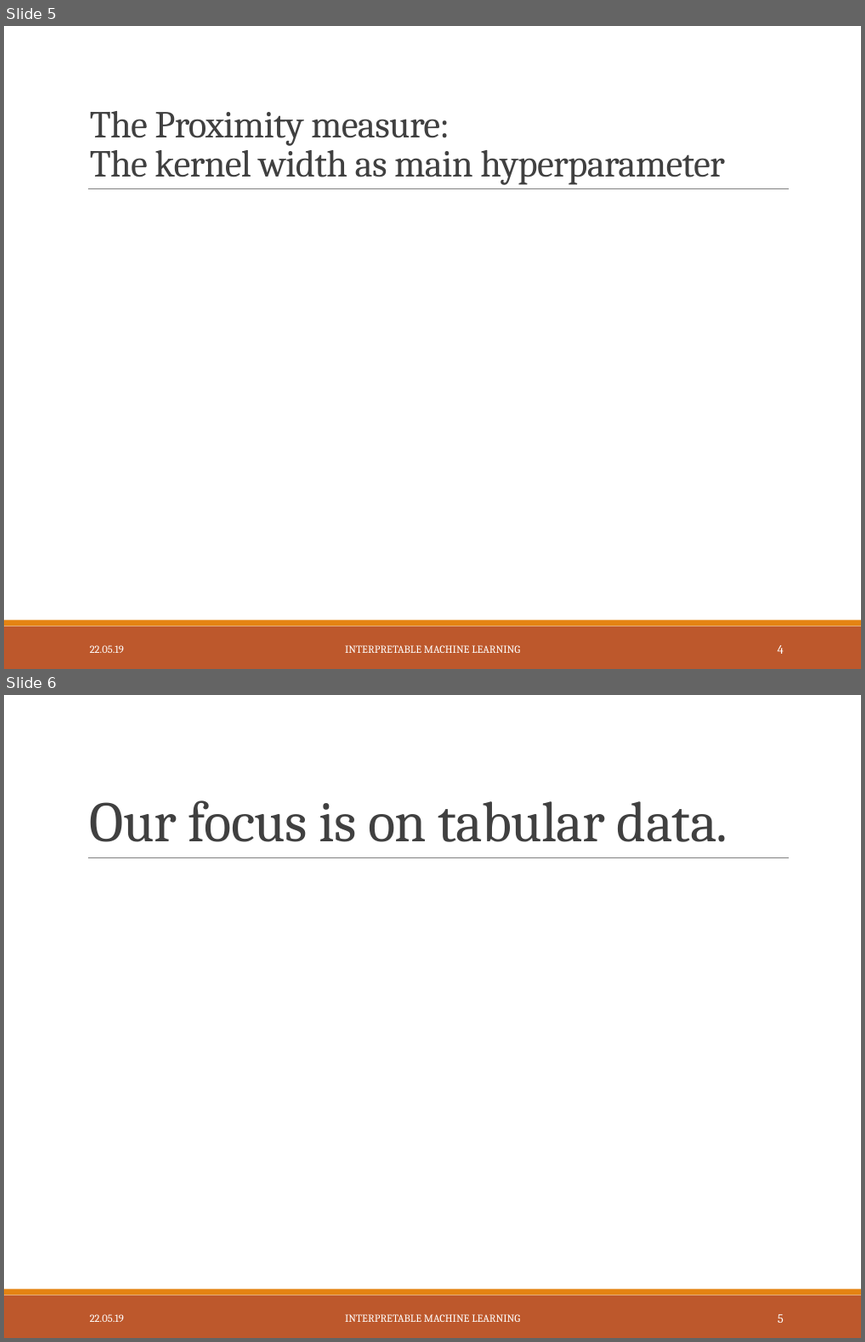
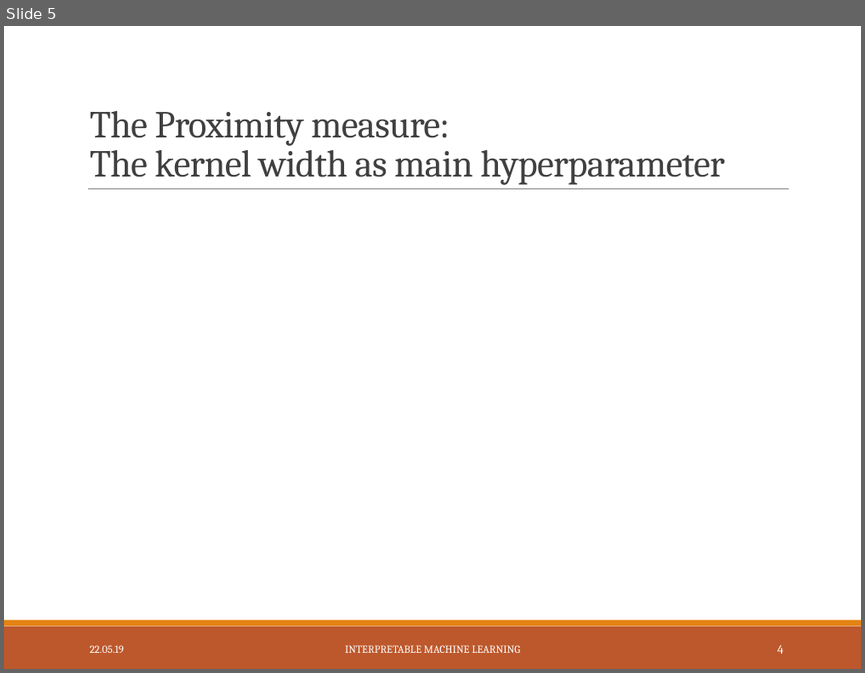
Before and after one commit to slds-lmu/iml_methods_limitations, a slide deck: Slides/LIME-neighbourhood.pptx. Shown one above the other, each under a label of ours: slides 5 and 6 before the commit, slide 5 after it. The pictures are 865x1342 and 865x673 pixels, drawn with LibreOffice and Linux fonts; fonts in the diff are those of the drawing; grey boxes stand for pictures. Boxes give left, top, right and bottom in pixels: in the first picture for what was removed or moved away, otherwise in the second. Text is boxed around its words. In the diff, an @@ line names an element or a change of style, - is before the commit and + after.

```diff
--- a/Slides/LIME-neighbourhood.pptx
+++ b/Slides/LIME-neighbourhood.pptx
@@ slide 6 removed at (4,695,861,1338), background #FFFFFF; not listed: 3 template elements that a slide beside it also shows @@
@@ title removed at (90,800,728,842) @@
-Our focus is on tabular data.
@@ text removed at (90,1314,124,1321) @@
-22.05.19
@@ text removed at (345,1314,520,1321) @@
-INTERPRETABLE MACHINE LEARNING
@@ page number removed at (778,1314,783,1322) @@
-5
```
Also in this commit, not shown: 4 slides changed, 3 other files.
